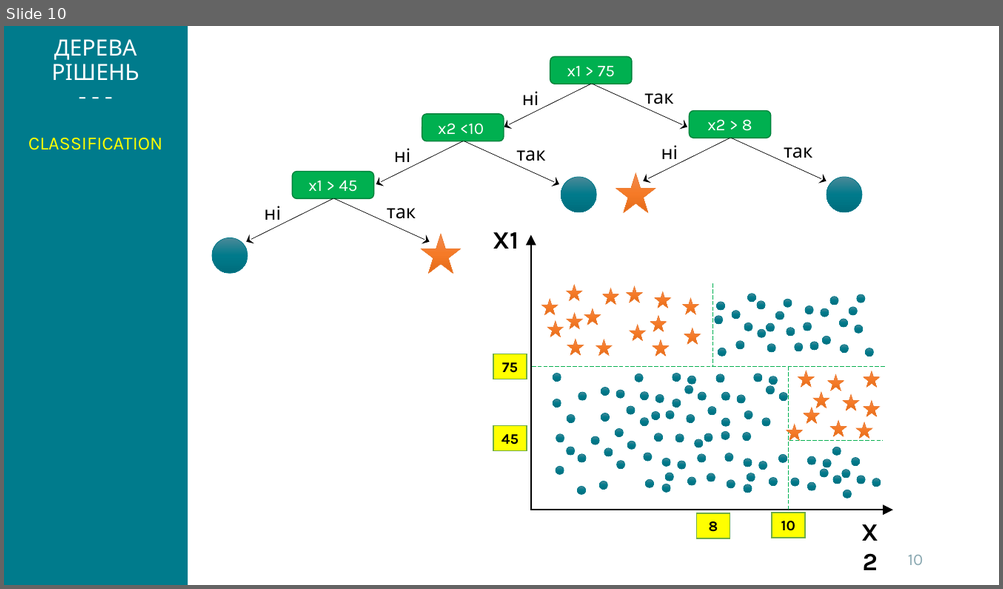
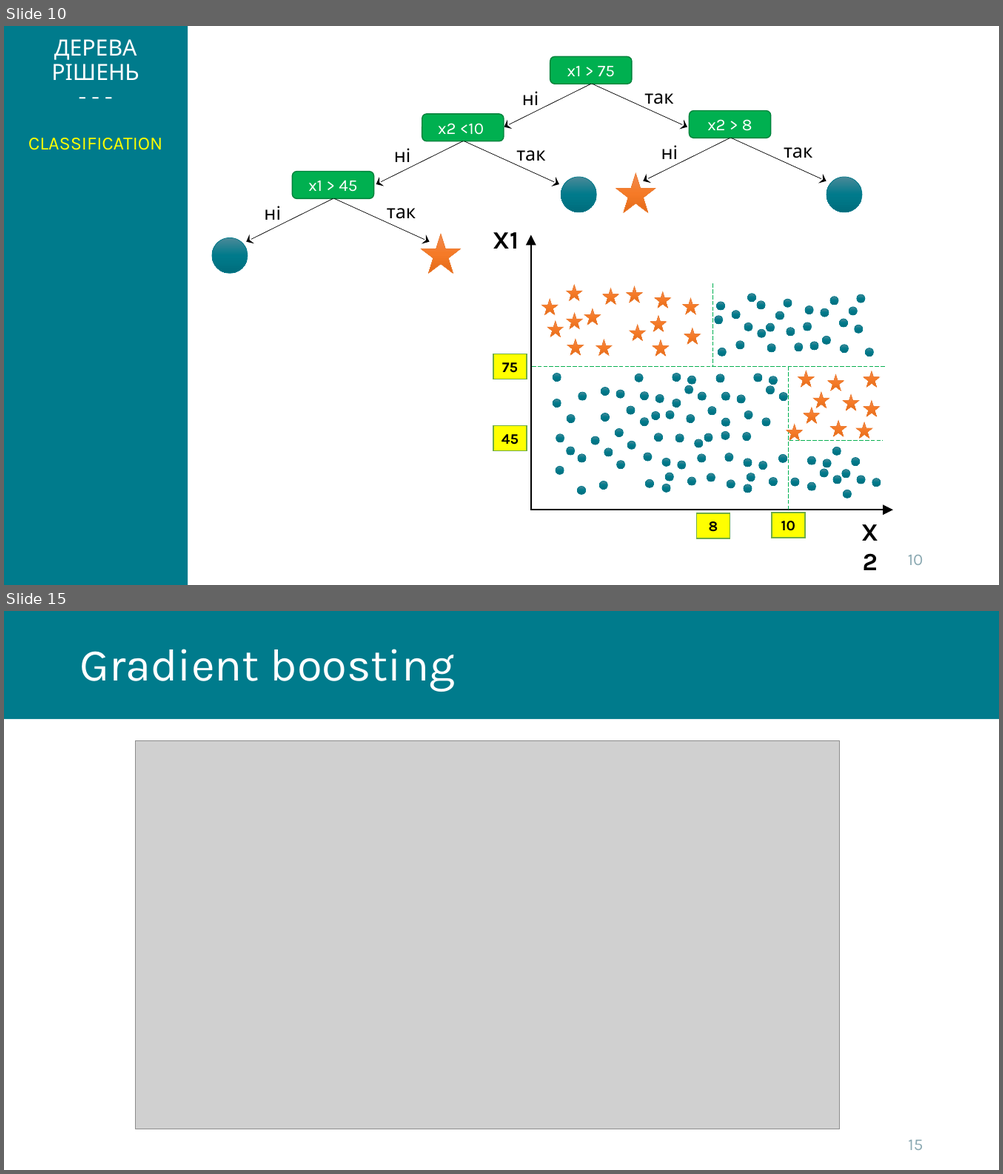
Before and after one commit to kleban/r-course-eng, a slide deck: pptx/061_Trees.pptx. Shown one above the other, each under a label of ours: slide 10 before the commit, slides 10 and 15 after it; the slides between them are not shown. The pictures are 1003x589 and 1003x1174 pixels, drawn with LibreOffice and Linux fonts; fonts in the diff are those of the drawing; grey boxes stand for pictures; background and template pictures are left out. Boxes give left, top, right and bottom in pixels: in the first picture for what was removed or moved away, otherwise in the second. Text is boxed around its words. In the diff, an @@ line names an element or a change of style, - is before the commit and + after.

```diff
--- a/pptx/061_Trees.pptx
+++ b/pptx/061_Trees.pptx
@@ slide 15 added at bbox=[4, 611, 999, 1170], background #FFFFFF @@
@@ rectangle added at bbox=[4, 611, 999, 719], fill #007B8C @@
@@ title added at bbox=[79, 649, 455, 692], 44 pt, text #FFFFFF @@
+Gradient boosting
@@ picture added at bbox=[135, 741, 839, 1130] @@
@@ page number added at bbox=[908, 1140, 922, 1150], 16 pt, text #8CA9B2 @@
+15
```
Also in this commit, not shown: 4 other slides added, 2 other files.
